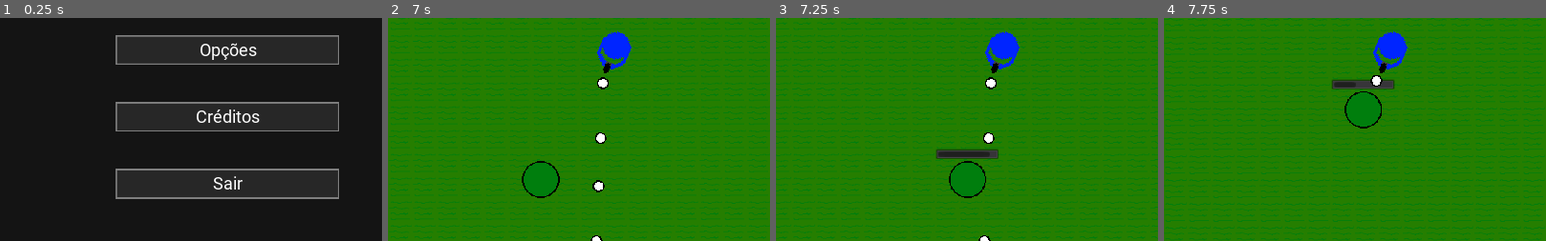
Above: before the commit, frames 1-4 (left to right).
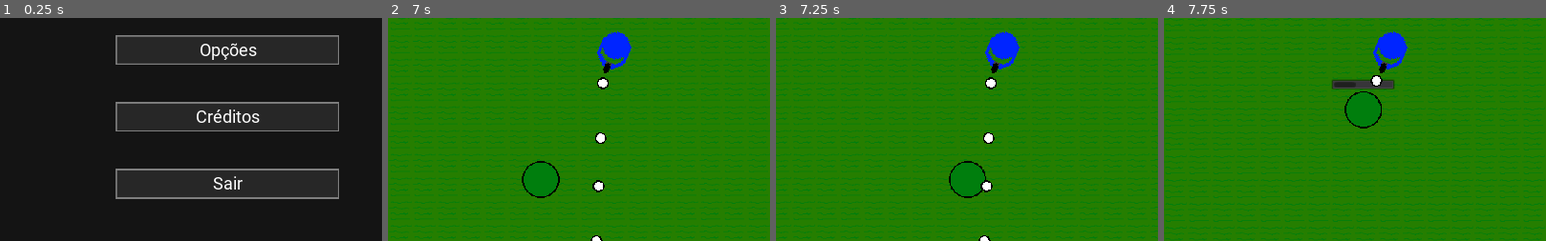
Above: after the commit, the same moments.

Repository: GregorioFornetti/Zigmor
Game: Godot game, scene res://Scenes_and_scripts/Interfaces/Menus/Main_menu.tscn
Same seed, same stepped clock (60 frames per second), same inputs: the game is played once before the commit and once after it.
Inputs (mouse positions are % of the whole screen's width and height, from its top left):
- Up to frame 1 (0.25 s): no input
- Up to frame 2 (7 s): click "Jogar" at 0.5 s; click "Fácil" at 1.25 s; click "Jogar" at 2 s; tap Enter at 2.75 s; move the mouse to (72, 45) at 2.77 s; press the mouse at (72, 45) at 2.78 s; hold Right (ui_right) 2.78-3.53 s; tap 0 (0_shop_select) at 3.02, 3.77, 5.27, 6.02, 6.77 s; move the mouse to (30, 55) at 3.52 s; release the mouse at (30, 55) at 3.53 s; hold Down (ui_down) 3.53-4.28 s; tap Shift (dash) at 3.6, 6.6 s; click (30, 55) at 3.8 s; move the mouse to (60, 28) at 4.27 s; press the mouse at (60, 28) at 4.28 s; hold Right (ui_right) 4.28-5.03 s; move the mouse to (45, 70) at 5.02 s; release the mouse at (45, 70) at 5.03 s; hold Up (ui_up) 5.03-5.78 s; right-click (45, 70) at 5.1 s; click (45, 70) at 5.3 s; move the mouse to (80, 65) at 5.77 s; press the mouse at (80, 65) at 5.78 s; hold Left (ui_left) from 5.78 s (still down); move the mouse to (20, 35) at 6.52 s; release the mouse at (20, 35) at 6.53 s; click (20, 35) at 6.8 s
- Up to frame 3 (7.25 s): keep holding Left (ui_left)
- Up to frame 4 (7.75 s): move the mouse to (55, 50) at 7.27 s; release Left (ui_left) at 7.28 s; press the mouse at (55, 50) at 7.28 s; hold Down (ui_down) from 7.28 s (still down)
The pictures show only the part of the screen within x 20-70%, y 44-94%; the shares and areas given below are measured in that part.

Frames 1-2 are identical in both runs. In frame 3, 0.8% of the frame differs, in the area x 42-59%, y 58-79%; in frame 4, nothing differs.

Commit message:
sniper enemy

Diff:
--- a/Scenes_and_scripts/Bullets/Enemy_sniper_bullet.tscn
+++ b/Scenes_and_scripts/Bullets/Enemy_sniper_bullet.tscn
@@ -9,7 +9,7 @@
 [sub_resource type="CircleShape2D" id=2]
 
 [node name="Enemy_sniper_bullet" instance=ExtResource( 1 )]
-speed = 400.0
+speed = 1500.0
 crit_sprite = ExtResource( 2 )
 
 [node name="Sprite" parent="." index="0"]
--- a/Scenes_and_scripts/Enemies/Enemy_base.gd
+++ b/Scenes_and_scripts/Enemies/Enemy_base.gd
@@ -92,11 +92,11 @@
 	if not verify_colision(space_state, width, height, 0):
 		return 0
 
-	for angle in range(5, 181, 30):
+	for angle in range(5, 181, 5):
 		if not verify_colision(space_state, width, height, angle):
 			return angle
 
-	for angle in range(-5, -181, -30):
+	for angle in range(-5, -181, -5):
 		if not verify_colision(space_state, width, height, angle):
 			return angle
 
--- a/Scenes_and_scripts/Enemies/Pistol_enemy.tscn
+++ b/Scenes_and_scripts/Enemies/Pistol_enemy.tscn
@@ -9,3 +9,7 @@
 
 [node name="Sprite" parent="." index="0"]
 texture = ExtResource( 2 )
+
+[node name="HealthBar" parent="." index="3"]
+visible = false
+percent_visible = false
--- /dev/null
+++ b/Scenes_and_scripts/Enemies/Sniper_enemy.gd
@@ -0,0 +1,65 @@
+extends "res://Scenes_and_scripts/Enemies/Enemy_shooter_chaser.gd"
+
+var aiming = false
+var in_range = false
+const BULLET_WIDTH = Vector2(10,0)
+
+onready var shoot_animation = $ShootAnimation
+onready var sniper_shoot_sound = preload("res://Sound/Effects/Weapons/Enemies/enemy-sniper-shoot.wav")
+onready var Bullet = preload("res:///Scenes_and_scripts/Bullets/Enemy_sniper_bullet.tscn")
+
+func _draw():
+	if aiming:
+		draw_line($Weapon_pos.position, (Player.global_position - global_position).rotated(-rotation), ColorN("Red"))
+		#draw_line($Weapon_pos.position + BULLET_WIDTH, (Player.global_position + BULLET_WIDTH.rotated(rotation) - global_position).rotated(-rotation), ColorN("Red"))
+		#draw_line($Weapon_pos.position - BULLET_WIDTH, (Player.global_position - BULLET_WIDTH.rotated(rotation) - global_position).rotated(-rotation), ColorN("Red"))
+
+func on_ready():
+	var health = 20 + Game.get_enemies_points() * 4
+	var speed = min(90 + Game.get_enemies_points() * 2, 250)
+	var damage = 5 + Game.get_enemies_points()
+	set_default_attributes(health, speed, damage)
+
+
+func on_process(delta):
+	update()
+	set_default_rotation()
+	if aiming:
+		if not is_path_to_player_free():
+			$Timer_shoot.stop()
+			aiming = false
+	elif in_range:
+		if is_path_to_player_free():
+			$Timer_shoot.start()
+			aiming = true
+		movimentation(delta)
+	else:
+		movimentation(delta)
+
+
+func is_path_to_player_free():
+	var space_state = get_world_2d().direct_space_state
+	var result1 = space_state.intersect_ray(global_position + BULLET_WIDTH.rotated(rotation),\
+				  Player.global_position + BULLET_WIDTH.rotated(rotation), [self, Player])
+	var result2 = space_state.intersect_ray(global_position - BULLET_WIDTH.rotated(rotation),\
+				  Player.global_position - BULLET_WIDTH.rotated(rotation), [self, Player])
+	return not result1 and not result2
+
+func _on_Range_body_entered(_body):
+	in_range = true
+
+func _on_Range_body_exited(_body):
+	in_range = false
+
+func _on_Timer_shoot_timeout():
+	shoot()
+	if not in_range:
+		aiming = false
+		$Timer_shoot.stop()
+
+func shoot():
+	shoot_animation.play("Shoot")
+	var bullet = Bullet.instance()
+	bullet.initialize_bullet(weapon_position.global_position, attributes['damage'], global_position.direction_to(Player.global_position))
+	get_parent().add_child(bullet)
+	SoundSystem.play_sound_effect(sniper_shoot_sound)
--- /dev/null
+++ b/Scenes_and_scripts/Enemies/Sniper_enemy.tscn
@@ -0,0 +1,64 @@
+[gd_scene load_steps=8 format=2]
+
+[ext_resource path="res://Scenes_and_scripts/Enemies/Enemy_shooter_chaser.tscn" type="PackedScene" id=1]
+[ext_resource path="res://Sprites/Enemys/Enemy-with-sniper.png" type="Texture" id=2]
+[ext_resource path="res://Scenes_and_scripts/Enemies/Sniper_enemy.gd" type="Script" id=3]
+
+[sub_resource type="CircleShape2D" id=1]
+radius = 20.0
+
+[sub_resource type="CircleShape2D" id=2]
+radius = 21.0
+
+[sub_resource type="RectangleShape2D" id=3]
+extents = Vector2( 700, 400 )
+
+[sub_resource type="Animation" id=4]
+resource_name = "Shoot"
+length = 1.6
+tracks/0/type = "value"
+tracks/0/path = NodePath("Sprite:frame")
+tracks/0/interp = 1
+tracks/0/loop_wrap = true
+tracks/0/imported = false
+tracks/0/enabled = true
+tracks/0/keys = {
+"times": PoolRealArray( 0, 0.4, 0.8, 1.2 ),
+"transitions": PoolRealArray( 1, 1, 1, 1 ),
+"update": 1,
+"values": [ 1, 2, 3, 0 ]
+}
+
+[node name="Sniper_enemy" instance=ExtResource( 1 )]
+script = ExtResource( 3 )
+
+[node name="Sprite" parent="." index="0"]
+scale = Vector2( 2, 2 )
+texture = ExtResource( 2 )
+vframes = 4
+
+[node name="CollisionShape2D" parent="." index="1"]
+position = Vector2( 0, 12 )
+shape = SubResource( 1 )
+
+[node name="Hurtbox" parent="." index="2"]
+position = Vector2( 0, 12 )
+
+[node name="CollisionShape2D" parent="Hurtbox" index="0"]
+shape = SubResource( 2 )
+
+[node name="Range" parent="." index="4"]
+position = Vector2( 0, 12 )
+
+[node name="CollisionShape2D" parent="Range" index="0"]
+shape = SubResource( 3 )
+
+[node name="Timer_shoot" parent="." index="6"]
+wait_time = 3.0
+
+[node name="Weapon_pos" parent="." index="7"]
+position = Vector2( 0, -32 )
+
+[node name="ShootAnimation" type="AnimationPlayer" parent="." index="9"]
+playback_speed = 5.0
+anims/Shoot = SubResource( 4 )
--- a/Scenes_and_scripts/Obstacles/Stones/Stone_lg.tscn
+++ b/Scenes_and_scripts/Obstacles/Stones/Stone_lg.tscn
@@ -7,7 +7,7 @@
 radius = 101.178
 
 [sub_resource type="CircleShape2D" id=2]
-radius = 101.498
+radius = 101.0
 
 [node name="Stone_lg" instance=ExtResource( 2 )]
 health = 300
--- a/Scenes_and_scripts/Obstacles/Trees/Tree_sm.tscn
+++ b/Scenes_and_scripts/Obstacles/Trees/Tree_sm.tscn
@@ -7,7 +7,7 @@
 radius = 24.75
 
 [sub_resource type="CircleShape2D" id=2]
-radius = 25.7609
+radius = 25.0
 
 [node name="Tree_sm" instance=ExtResource( 2 )]
 health = 50
